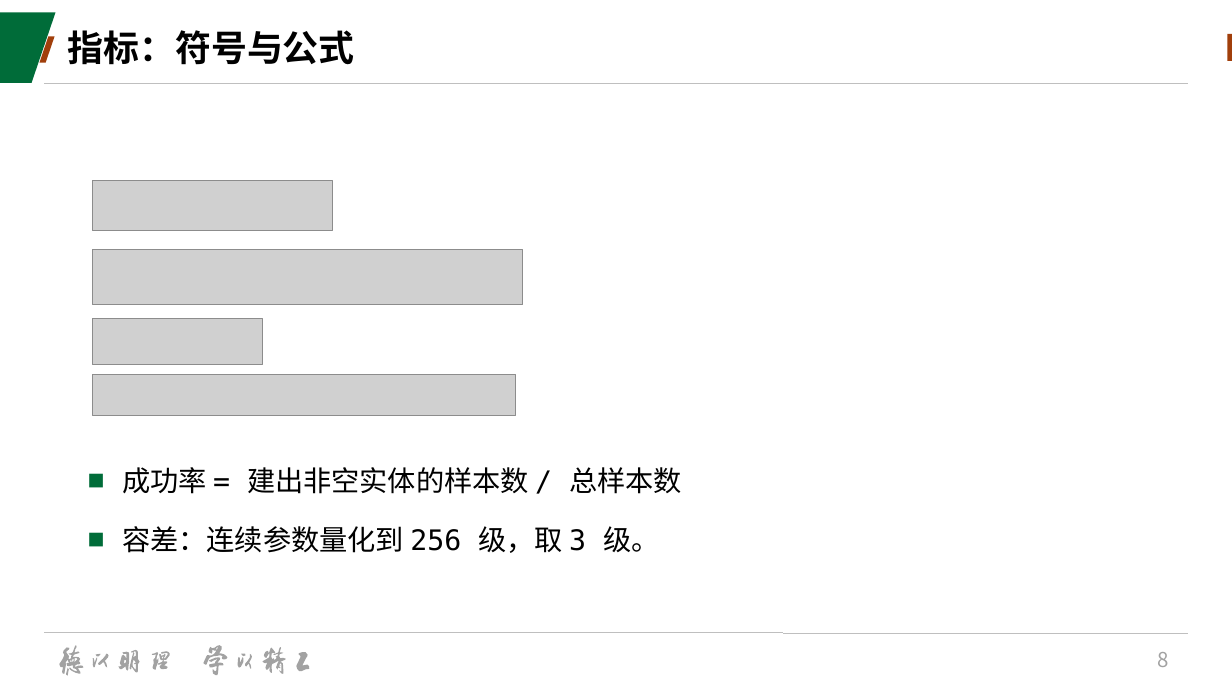
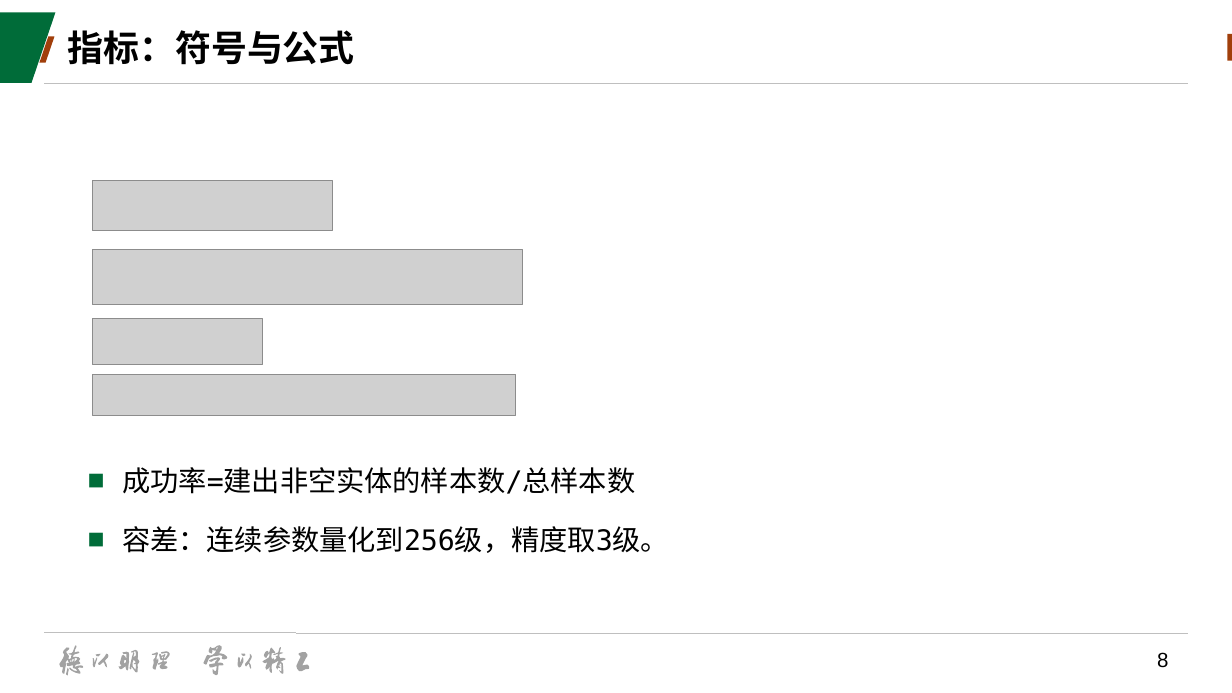
Before and after one commit to starfish667/deepcad_test, a slide deck: slide 8 of doc/AICAD汇报.pptx. Drawn at 1232x693 pixels with LibreOffice and Linux fonts; fonts in the diff are those of the drawing; grey boxes stand for pictures; background and template pictures are left out. Boxes give left, top, right and bottom in pixels: in the first picture for what was removed or moved away, otherwise in the second. Text is boxed around its words. In the diff, an @@ line names an element or a change of style, - is before the commit and + after.

```diff
--- a/doc/AICAD汇报.pptx
+++ b/doc/AICAD汇报.pptx
@@ text at (x1=122, y1=467, x2=669, y2=553): text changed @@
-■ 成功率 = 建出非空实体的样本数 / 总样本数
-■ 容差：连续参数量化到 256 级，取 3 级。
+■ 成功率=建出非空实体的样本数/总样本数
+■ 容差：连续参数量化到256级，精度取3级。
@@ page number at (x1=1157, y1=652, x2=1168, y2=668): font Noto Sans CJK SC to Arial, text colour #A2A2A2 to #000000 @@
```
Also in this commit, not shown: 23 other slides changed.
